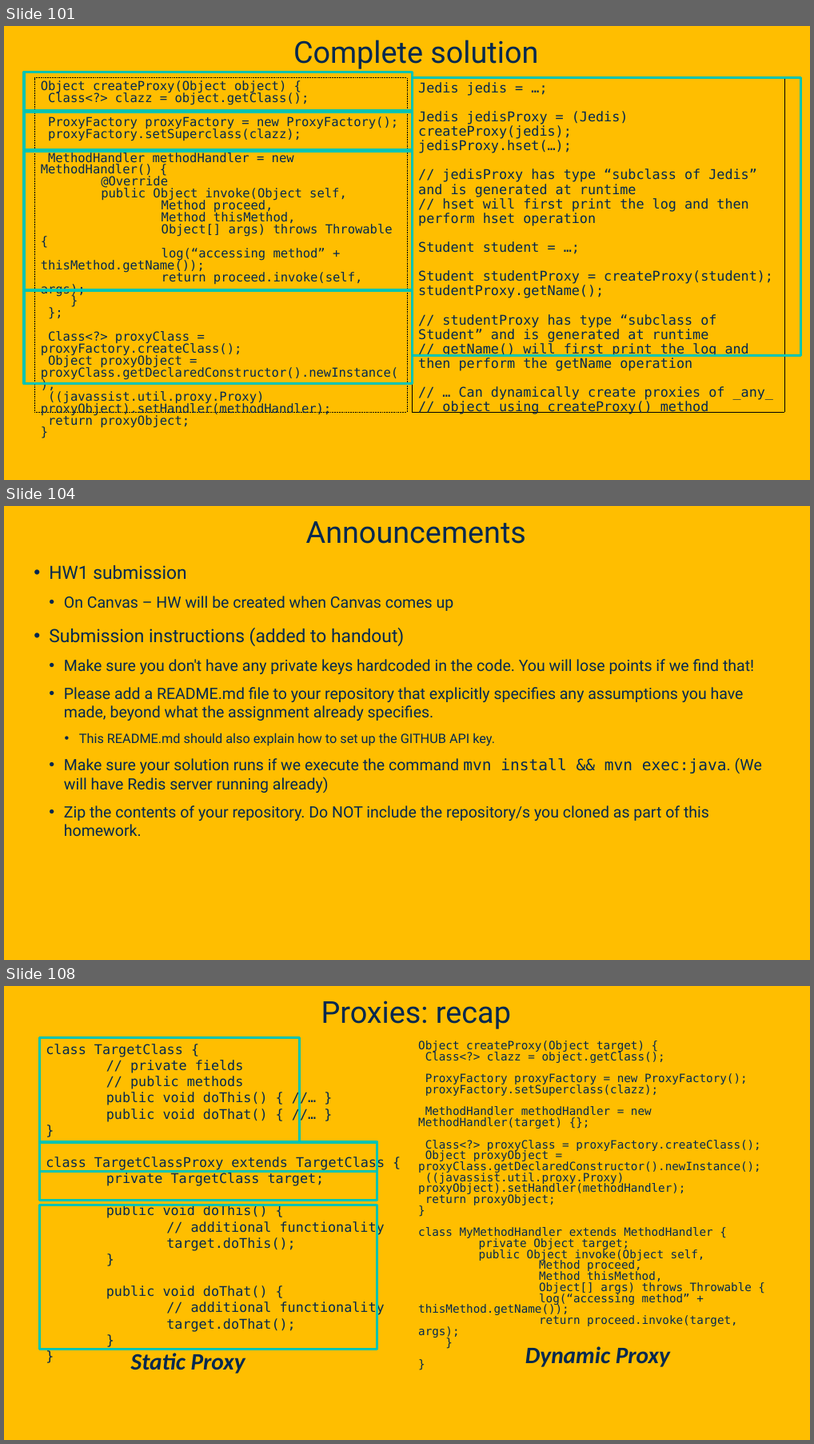
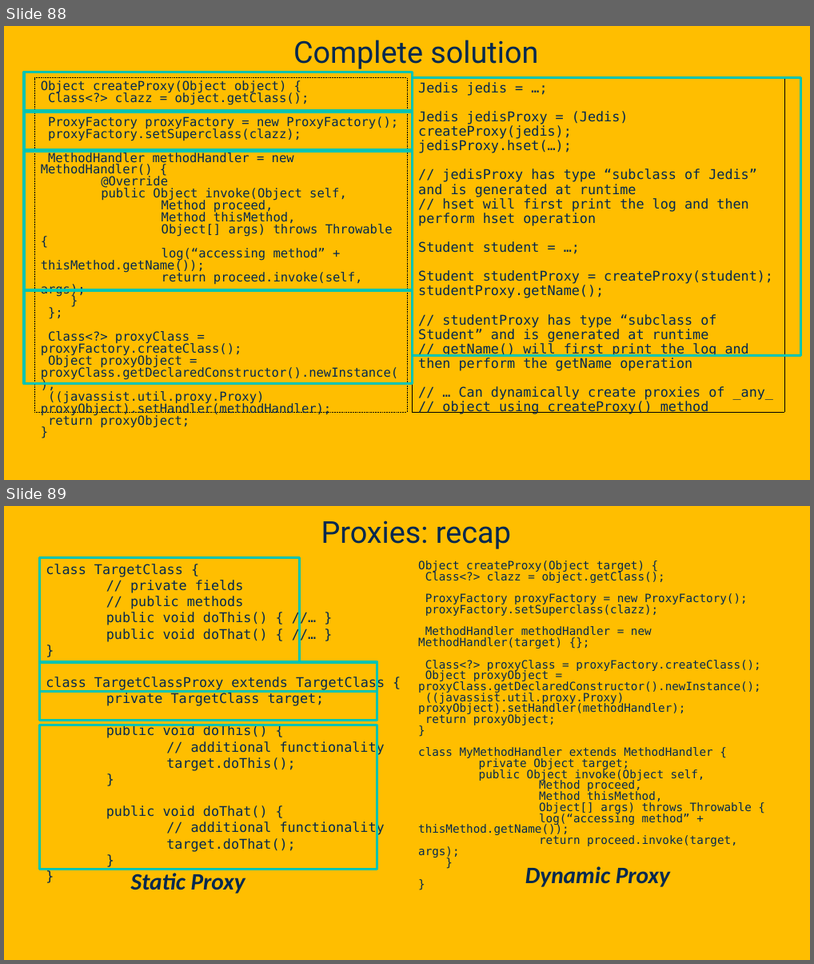
Before and after one commit to davsec-teaching/ECS_160, a slide deck: slides/Reflection.pptx. Shown one above the other, each under a label of ours: slides 101, 104 and 108 before the commit, slides 88 and 89 after it; the slides between them are not shown. The pictures are 814x1444 and 814x964 pixels, drawn with LibreOffice and Linux fonts; fonts in the diff are those of the drawing; background and template pictures are left out. Boxes give left, top, right and bottom in pixels: in the first picture for what was removed or moved away, otherwise in the second. Text is boxed around its words. In the diff, an @@ line names an element or a change of style, - is before the commit and + after.

```diff
--- a/slides/Reflection.pptx
+++ b/slides/Reflection.pptx
@@ slide 104 removed at [4, 506, 810, 960], background picture (left out) @@
@@ title removed at [306, 521, 526, 544] @@
-Announcements
@@ text removed at [49, 565, 762, 836] @@
-• HW1 submission
-  • On Canvas – HW will be created when Canvas comes up
-• Submission instructions (added to handout)
-  • Make sure you don't have any private keys hardcoded in the code. You will lose points if we find that!
-  • Please add a README.md file to your repository that explicitly specifies any assumptions you have made, beyond what the assignment already specifies.
-    • This README.md should also explain how to set up the GITHUB API key.
-  • Make sure your solution runs if we execute the command mvn install && mvn exec:java. (We will have Redis server running already)
-  • Zip the contents of your repository. Do NOT include the repository/s you cloned as part of this homework.
@@ what was slide 101 is now slide 88 @@
@@ what was slide 108 is now slide 89 @@
```
Also in this commit, not shown: 16 slides changed, 21 other slides removed, 1 other file.
